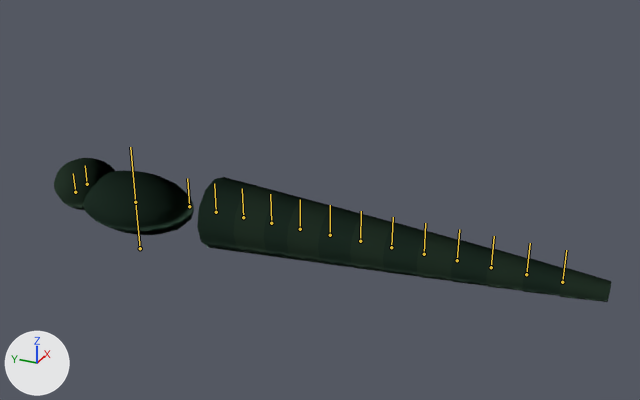
A saved change to the glTF model assets/shared/creature-serpent.glb.
The view is the same before and after, from a 50 mm camera at (-5.55, -4.19, 3.56) aimed at (0.3, -1.56, 0.63). The axes (+X, +Y, +Z) are drawn at lower left. The lights are the same throughout. The picture after the commit comes second. The bones that bend it are drawn over the model as lines.

Objects in the first picture: 'SkinnedCreature'.
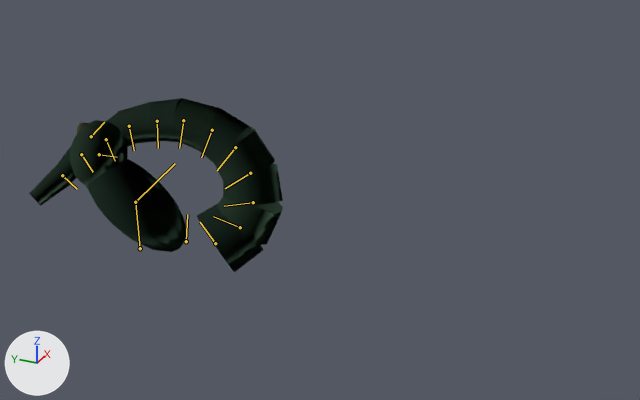
The newer file adds an action. The first version stands in its rest pose; the second is drawn at frame 15 of the action 'SERPENT_VENOM_SPIT'.

The change, as a diff of the scene's bpy script:
```diff
--- a/assets/shared/creature-serpent.glb.py
+++ b/assets/shared/creature-serpent.glb.py
@@ bone_torso @@
 bone_torso = bpy.data.objects['CreatureRig'].pose.bones['Torso']  # child of 'Root'
-bone_torso.rotation_quaternion = (1.0, 0.0, 0.0, 0.0)  # degrees (0, 0, 0)
+bone_torso.rotation_quaternion = (0.914, 0.369, 0.126, -0.111)  # degrees (43, 18, -7)
@@ bone_head @@
 bone_head = bpy.data.objects['CreatureRig'].pose.bones['Head']  # child of 'Torso'
-bone_head.rotation_quaternion = (1.0, 0.0, 0.0, 0.0)  # degrees (0, 0, 0)
+bone_head.rotation_quaternion = (0.892, 0.404, -0.195, 0.054)  # degrees (49, -23, -4)
@@ bone_jaw @@
 bone_jaw = bpy.data.objects['CreatureRig'].pose.bones['Jaw']  # child of 'Head'
-bone_jaw.rotation_quaternion = (1.0, 0.0, 0.0, 0.0)  # degrees (0, 0, 0)
+bone_jaw.rotation_quaternion = (0.902, -0.432, 0.0, 0.0)  # degrees (-51, 0, 0)
@@ bone_tail @@
 bone_tail = bpy.data.objects['CreatureRig'].pose.bones['Tail']  # child of 'Torso'
-bone_tail.rotation_quaternion = (1.0, 0.0, 0.0, 0.0)  # degrees (0, 0, 0)
+bone_tail.rotation_quaternion = (0.938, -0.335, 0.091, 0.002)  # degrees (-40, 10, -3)
@@ bone_spine0 @@
 bone_spine0 = bpy.data.objects['CreatureRig'].pose.bones['Spine0']  # child of 'Tail'
-bone_spine0.rotation_quaternion = (1.0, 0.0, 0.0, 0.0)  # degrees (0, 0, 0)
+bone_spine0.rotation_quaternion = (0.945, -0.297, 0.133, 0.02)  # degrees (-35, 15, -2)
@@ bone_spine1 @@
 bone_spine1 = bpy.data.objects['CreatureRig'].pose.bones['Spine1']  # child of 'Spine0'
-bone_spine1.rotation_quaternion = (1.0, 0.0, 0.0, 0.0)  # degrees (0, 0, 0)
+bone_spine1.rotation_quaternion = (0.957, -0.283, -0.054, -0.041)  # degrees (-33, -7, -3)
@@ bone_spine2 @@
 bone_spine2 = bpy.data.objects['CreatureRig'].pose.bones['Spine2']  # child of 'Spine1'
-bone_spine2.rotation_quaternion = (1.0, 0.0, 0.0, 0.0)  # degrees (0, 0, 0)
+bone_spine2.rotation_quaternion = (0.953, -0.245, 0.178, 0.022)  # degrees (-29, 20, -3)
@@ bone_spine3 @@
 bone_spine3 = bpy.data.objects['CreatureRig'].pose.bones['Spine3']  # child of 'Spine2'
-bone_spine3.rotation_quaternion = (1.0, 0.0, 0.0, 0.0)  # degrees (0, 0, 0)
+bone_spine3.rotation_quaternion = (0.975, -0.219, -0.023, -0.026)  # degrees (-25, -3, -2)
@@ bone_spine4 @@
 bone_spine4 = bpy.data.objects['CreatureRig'].pose.bones['Spine4']  # child of 'Spine3'
-bone_spine4.rotation_quaternion = (1.0, 0.0, 0.0, 0.0)  # degrees (0, 0, 0)
+bone_spine4.rotation_quaternion = (0.964, -0.178, 0.198, 0.023)  # degrees (-21, 23, -2)
@@ bone_spine5 @@
 bone_spine5 = bpy.data.objects['CreatureRig'].pose.bones['Spine5']  # child of 'Spine4'
-bone_spine5.rotation_quaternion = (1.0, 0.0, 0.0, 0.0)  # degrees (0, 0, 0)
+bone_spine5.rotation_quaternion = (0.988, -0.152, -0.022, -0.008)  # degrees (-17, -3, 0)
@@ bone_spine6 @@
 bone_spine6 = bpy.data.objects['CreatureRig'].pose.bones['Spine6']  # child of 'Spine5'
-bone_spine6.rotation_quaternion = (1.0, 0.0, 0.0, 0.0)  # degrees (0, 0, 0)
+bone_spine6.rotation_quaternion = (0.974, -0.124, 0.186, 0.028)  # degrees (-14, 22, 1)
@@ bone_spine7 @@
 bone_spine7 = bpy.data.objects['CreatureRig'].pose.bones['Spine7']  # child of 'Spine6'
-bone_spine7.rotation_quaternion = (1.0, 0.0, 0.0, 0.0)  # degrees (0, 0, 0)
+bone_spine7.rotation_quaternion = (0.993, -0.106, -0.05, 0.009)  # degrees (-12, -6, 2)
@@ bone_spine8 @@
 bone_spine8 = bpy.data.objects['CreatureRig'].pose.bones['Spine8']  # child of 'Spine7'
-bone_spine8.rotation_quaternion = (1.0, 0.0, 0.0, 0.0)  # degrees (0, 0, 0)
+bone_spine8.rotation_quaternion = (0.983, -0.098, 0.147, 0.035)  # degrees (-11, 17, 2)
@@ bone_spine9 @@
 bone_spine9 = bpy.data.objects['CreatureRig'].pose.bones['Spine9']  # child of 'Spine8'
-bone_spine9.rotation_quaternion = (1.0, 0.0, 0.0, 0.0)  # degrees (0, 0, 0)
+bone_spine9.rotation_quaternion = (0.991, -0.089, -0.099, 0.016)  # degrees (-11, -11, 3)
@@ bone_spine10 @@
 bone_spine10 = bpy.data.objects['CreatureRig'].pose.bones['Spine10']  # child of 'Spine9'
-bone_spine10.rotation_quaternion = (1.0, 0.0, 0.0, 0.0)  # degrees (0, 0, 0)
+bone_spine10.rotation_quaternion = (0.99, -0.094, 0.094, 0.033)  # degrees (-11, 11, 3)
@@ bone_spine11 @@
 bone_spine11 = bpy.data.objects['CreatureRig'].pose.bones['Spine11']  # child of 'Spine10'
-bone_spine11.rotation_quaternion = (1.0, 0.0, 0.0, 0.0)  # degrees (0, 0, 0)
+bone_spine11.rotation_quaternion = (0.984, -0.09, -0.151, 0.006)  # degrees (-11, -17, 2)
```

Pixel boxes (x1, y1, x2, y2) of what changed, in the pictures (640 x 400 px):
'SkinnedCreature', posed (54% narrower, 21% taller)
    before: (54, 158, 611, 302)
    after: (29, 98, 283, 272)
bone 'Torso', root to tip
    before: (135, 202) to (130, 147)
    after: (135, 202) to (175, 163)
bone 'Head', root to tip
    before: (87, 184) to (85, 165)
    after: (99, 154) to (117, 157)
bone 'Jaw', root to tip
    before: (75, 192) to (73, 173)
    after: (91, 136) to (104, 122)
bone 'Tail', root to tip
    before: (189, 206) to (187, 178)
    after: (186, 241) to (187, 214)
bone 'Spine0', root to tip
    before: (216, 212) to (214, 183)
    after: (215, 243) to (200, 222)
bone 'Spine1', root to tip
    before: (243, 217) to (242, 188)
    after: (240, 227) to (213, 216)
bone 'Spine2', root to tip
    before: (271, 223) to (270, 194)
    after: (253, 202) to (224, 206)
bone 'Spine3', root to tip
    before: (300, 229) to (300, 199)
    after: (250, 173) to (225, 188)
bone 'Spine4', root to tip
    before: (330, 235) to (330, 205)
    after: (235, 147) to (217, 170)
bone 'Spine5', root to tip
    before: (360, 241) to (361, 211)
    after: (212, 130) to (201, 157)
bone 'Spine6', root to tip
    before: (391, 247) to (393, 217)
    after: (183, 120) to (179, 148)
bone 'Spine7', root to tip
    before: (424, 254) to (425, 223)
    after: (157, 121) to (158, 148)
bone 'Spine8', root to tip
    before: (457, 260) to (459, 229)
    after: (129, 126) to (134, 150)
bone 'Spine9', root to tip
    before: (491, 267) to (494, 236)
    after: (106, 139) to (115, 161)
bone 'Spine10', root to tip
    before: (526, 274) to (530, 243)
    after: (81, 154) to (93, 172)
bone 'Spine11', root to tip
    before: (562, 282) to (566, 250)
    after: (62, 175) to (77, 189)
